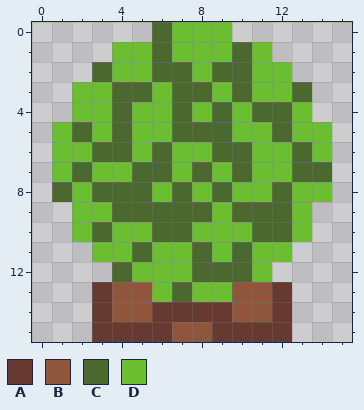
File history of a pixel-art file, Obstacle/tree.aseprite. Above, as it was before the edit.
16x16 pixels, 1 frame.
Palette (. is transparent): A #663931  B #8f563b  C #4b692f  D #6abe30
Pixels before, first column x 1:
 0 .....CDDD.....
 1 ...DDCDDDCD...
 2 ..CDDCCDCCDD..
 3 .DDCCDCCDCDDC.
 4 .DDCDDCDCDCCD.
 5 DCDCDDCCCDDCDD
 6 DDCCDCDDCCDDCD
 7 DCDDCCDCDCDDCC
 8 CDCCCDCDCDDCDD
 9 .DDCCCCCDCCCD.
10 .DCDDCCDDDCCD.
11 ..DDCDDCDCDD..
12 ...CDDDCCCD...
13 ..ABBDCDDBBA..
14 ..ABBAAAABBA..
15 ..AAAABBAAAA..
New version:
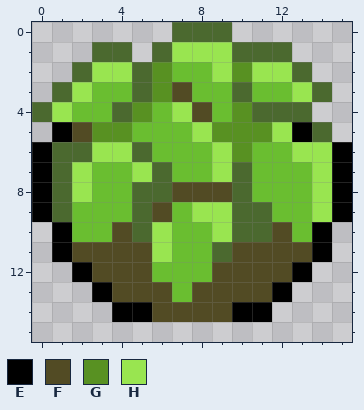
Colours new in this view: E #000000  F #524b24  G #589122  H #99e550
What changed:
Changed rows in their new state; - is an unchanged pixel.
first column x 0:
 0 ------.CCC------
 1 ---CC.-HHH-CC---
 2 --CHHCGD-HGHHC--
 3 -CH-D-GFD----HC-
 4 CH---G-HFDG--C--
 5 -EFGG--DHGGGHEC-
 6 ECCHHCD--HG--HHE
 7 ECH--H--DH---DHE
 8 E-HDD-CFFFC-D-HE
 9 EC--D-FDHH--D-HE
10 -E-DFCHD-HC-F-E-
11 -EFFFFH-DCFFFFE-
12 --EFFF--DFFFFE--
13 ---EFFFDFFFFE---
14 ---.EEFFFFEE.---
15 ---..........---
Pixel boxes of the changes (left, top, right, bottom) in both pictures:
changed: (32, 22, 352, 342)
